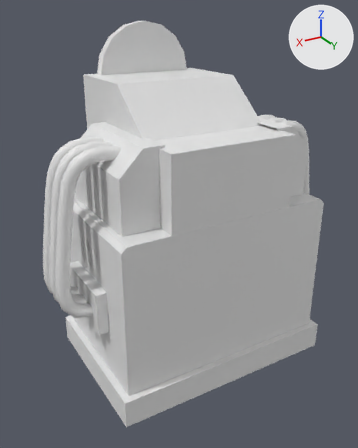
Renders of the FBX model Assets/Meshes/ClockIn_Machine.fbx from each side of a commit.
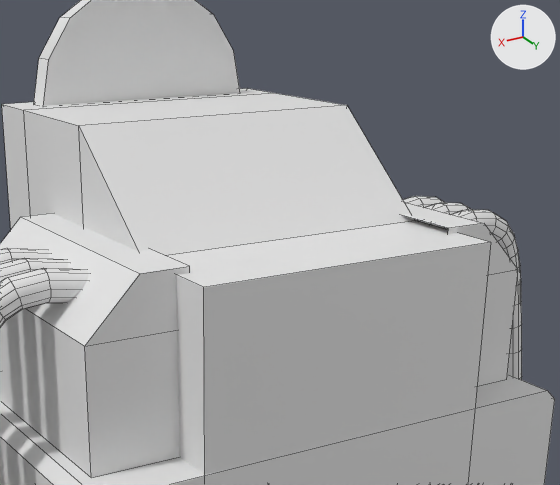
Old and new are each drawn whole from a 50 mm camera at (2.73, 4.08, 3.76) aimed at (0.08, -0.35, 1.54) and again close up on the part from 23% to 91% of the width and 6% to 54% of the height. The lights are fixed; the arrows at upper right show +X, +Y and +Z. The close-ups show mesh edges as thin lines. Where no turn or scale is listed for an object, it has been applied to the vertices.

In view in the first close-up: 'ClockInMachine'.
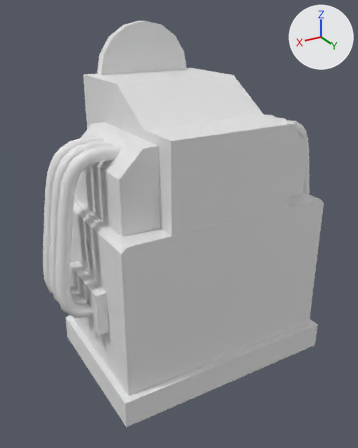
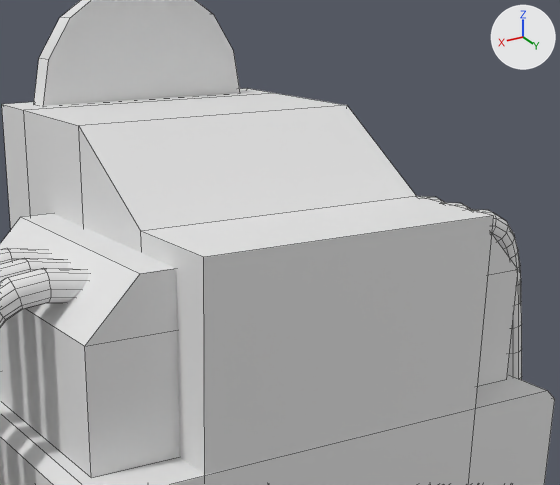
Location of each change, (x1, y1, x2, y2) in pixels of the close-ups (560 x 485 px; the box of a moved part takes in the faces that stretch with it):
part 1 of me_cube_148, moved or reshaped
    before: (79, 105, 491, 475)
    after: (79, 105, 493, 475)

The change, as a list of edits to the scene's bpy script:
```text
Change me_cube_148:
    where me_cube_148.from_pydata(...)  # 1482 vertices, 1344 faces; spans x -1.63..1.63, y -1.46..0.64, z 0.0..3.66
    used by ob_clockinmachine; location = (0.0, 0.0, 0.0)
    before: 28 (-0.7, 0.56, 2.65) at pixel (490, 242), 34 (0.7, 0.56, 2.65) at pixel (203, 287), 39 (-0.7, 0.07, 2.65) at pixel (415, 220), 43 (0.7, 0.07, 2.65)
    me_cube_148 part 1
    add for i in [28, 34, 39, 43]: me_cube_148.vertices[i].co += Vector((0.0, 0.0, 0.11))
```
